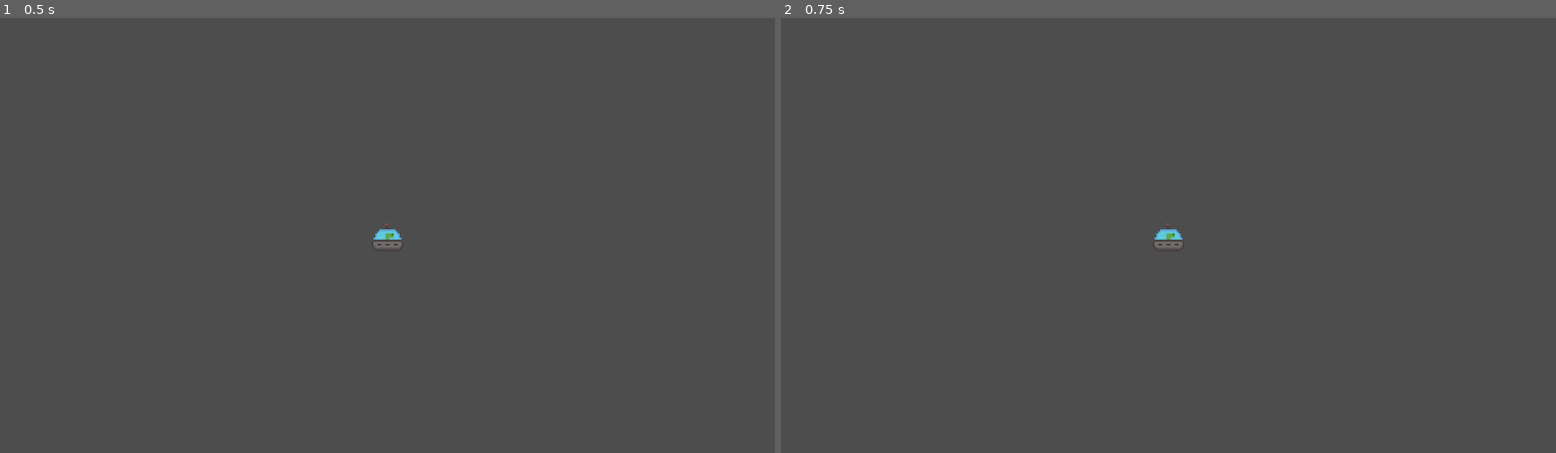
Above: before the commit, frames 1-2 (left to right).
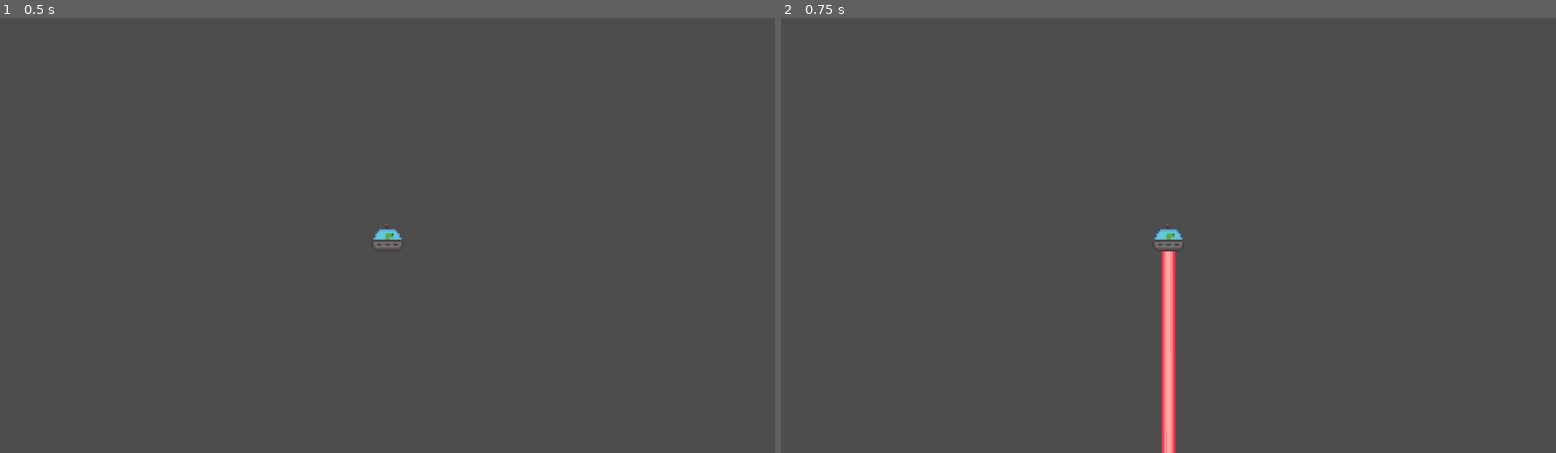
Above: after the commit, the same moments.

Repository: Stomatopoda-Arcade/Ground-Beef
Game: Godot game, scene res://player_character.tscn
The game is run twice, just before and just after one commit, with the same random seed, the same clock (stepped at 60 frames per second) and the same inputs.
Inputs:
- Up to frame 1 (0.5 s): no input
- Up to frame 2 (0.75 s): tap Enter at 0.5 s; hold Right (ui_right) from 0.53 s (still down); hold E (ui_death_beam, bound only after the commit) from 0.53 s (still down)

Frame 1 is identical in both runs. In frame 2, 0.9% of the frame differs, in the area x 49-51%, y 53-100%.

Commit message:
added beam to player character

Diff:
--- a/PlayerCharacter.gd
+++ b/PlayerCharacter.gd
@@ -7,6 +7,8 @@
 # Get the gravity from the project settings to be synced with RigidBody nodes.
 var gravity = ProjectSettings.get_setting("physics/2d/default_gravity")
 
+func _process(delta):
+	check_beam()
 
 func _physics_process(delta):
 
@@ -32,3 +34,11 @@
 		velocity.y = move_toward(velocity.y, 0, SPEED)
 
 	move_and_slide()
+
+func check_beam():
+	if Input.is_action_pressed("ui_death_beam"):
+		$Beam.set_beam($Beam.BEAM_TYPE.DEATH)
+	elif Input.is_action_pressed("ui_tractor_beam"):
+		$Beam.set_beam($Beam.BEAM_TYPE.TRACTOR)
+	else:
+		$Beam.set_beam($Beam.BEAM_TYPE.OFF)
--- a/player_character.tscn
+++ b/player_character.tscn
@@ -1,13 +1,16 @@
-[gd_scene load_steps=4 format=3 uid="uid://duilymnkc65b4"]
+[gd_scene load_steps=5 format=3 uid="uid://l0esk30pv4e0"]
 
 [ext_resource type="Script" path="res://PlayerCharacter.gd" id="1_to5h2"]
 [ext_resource type="Texture2D" uid="uid://kunac06ktryy" path="res://sprites/Alien.png" id="2_xc5fr"]
+[ext_resource type="PackedScene" uid="uid://b042l2o7i5kic" path="res://beam.tscn" id="3_qrac7"]
 
 [sub_resource type="RectangleShape2D" id="RectangleShape2D_drmgs"]
 size = Vector2(48, 33)
 
 [node name="PlayerCharacter" type="CharacterBody2D"]
 script = ExtResource("1_to5h2")
+
+[node name="Beam" parent="." instance=ExtResource("3_qrac7")]
 
 [node name="Sprite2D" type="Sprite2D" parent="."]
 scale = Vector2(3, 3)
--- a/project.godot
+++ b/project.godot
@@ -15,6 +15,19 @@
 config/features=PackedStringArray("4.2", "GL Compatibility")
 config/icon="res://icon.svg"
 
+[input]
+
+ui_death_beam={
+"deadzone": 0.5,
+"events": [Object(InputEventKey,"resource_local_to_scene":false,"resource_name":"","device":0,"window_id":0,"alt_pressed":false,"shift_pressed":false,"ctrl_pressed":false,"meta_pressed":false,"pressed":false,"keycode":0,"physical_keycode":69,"key_label":0,"unicode":0,"echo":false,"script":null)
+]
+}
+ui_tractor_beam={
+"deadzone": 0.5,
+"events": [Object(InputEventKey,"resource_local_to_scene":false,"resource_name":"","device":0,"window_id":0,"alt_pressed":false,"shift_pressed":false,"ctrl_pressed":false,"meta_pressed":false,"pressed":false,"keycode":0,"physical_keycode":81,"key_label":0,"unicode":0,"echo":false,"script":null)
+]
+}
+
 [rendering]
 
 textures/canvas_textures/default_texture_filter=0
